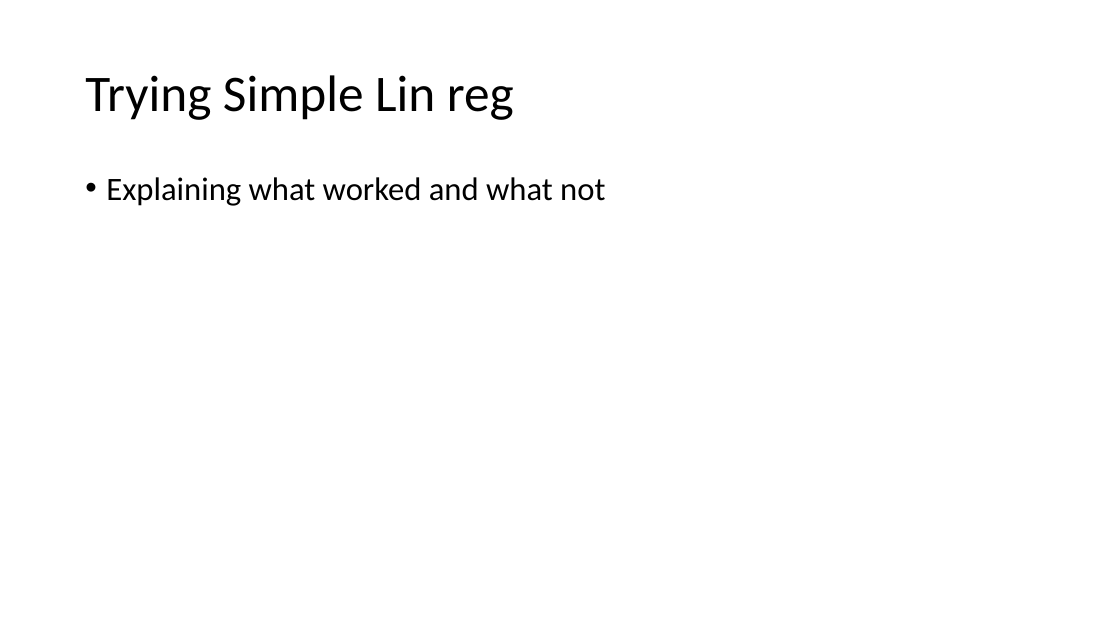
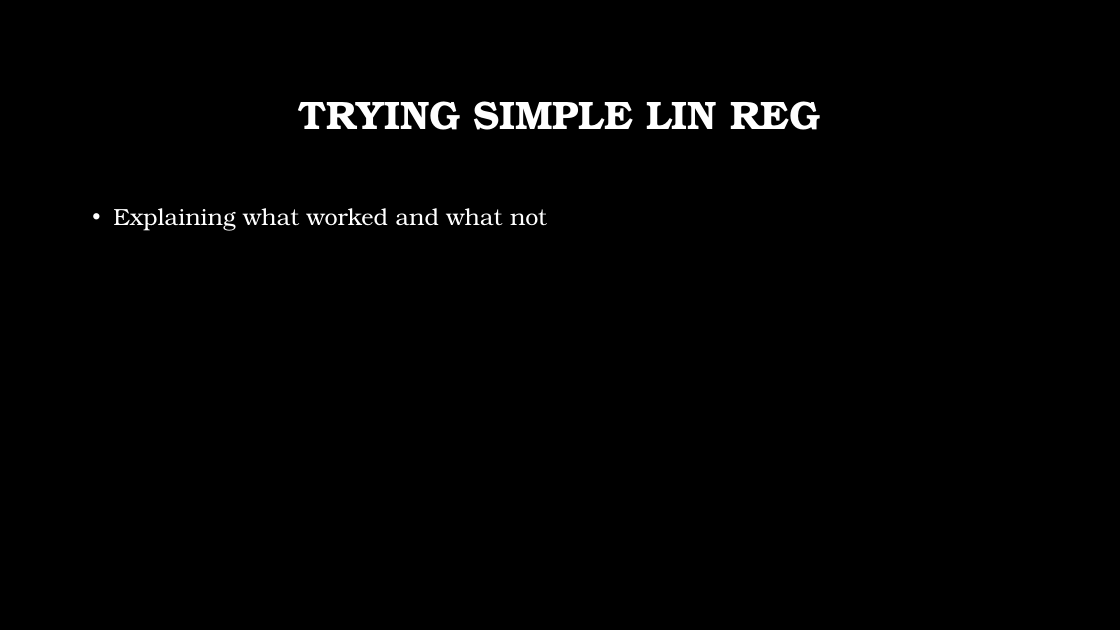
Before and after one commit to pratha19/Hourly_Energy_Consumption_Prediction, a slide deck: slide 10 of Capstone1_SDGE_ML.pptx (slide 7 before the commit). Drawn at 1120x630 pixels with LibreOffice and Linux fonts; fonts in the diff are those of the drawing; background and template pictures are left out. Boxes give left, top, right and bottom in pixels: in the first picture for what was removed or moved away, otherwise in the second. Text is boxed around its words. In the diff, an @@ line names an element or a change of style, - is before the commit and + after.

```diff
--- a/Capstone1_SDGE_ML.pptx
+++ b/Capstone1_SDGE_ML.pptx
@@ background #FFFFFF to picture (left out) @@
@@ title at [298, 101, 820, 130]: text changed; size 44 to 34 pt; font Calibri to TeX Gyre Bonum; text colour #000000 to #FFFFFF; bold on @@
-Trying Simple Lin reg
+TRYING SIMPLE LIN REG
@@ text "Explaining what worked and what ...": place and size @@
-text "Explaining what worked and what ..." at [106, 177, 605, 206]
+text "Explaining what worked and what ..." at [113, 208, 547, 231]
@@ text "Explaining what worked and what ..." at [113, 208, 547, 231]: size 28 to 20 pt, font Calibri to TeX Gyre Bonum, text colour #000000 to #FFFFFF; line spacing 0.9 to 1.2 @@
```
Also in this commit, not shown: 11 other slides changed, 6 slides added, 3 slides removed, 1 other file.
